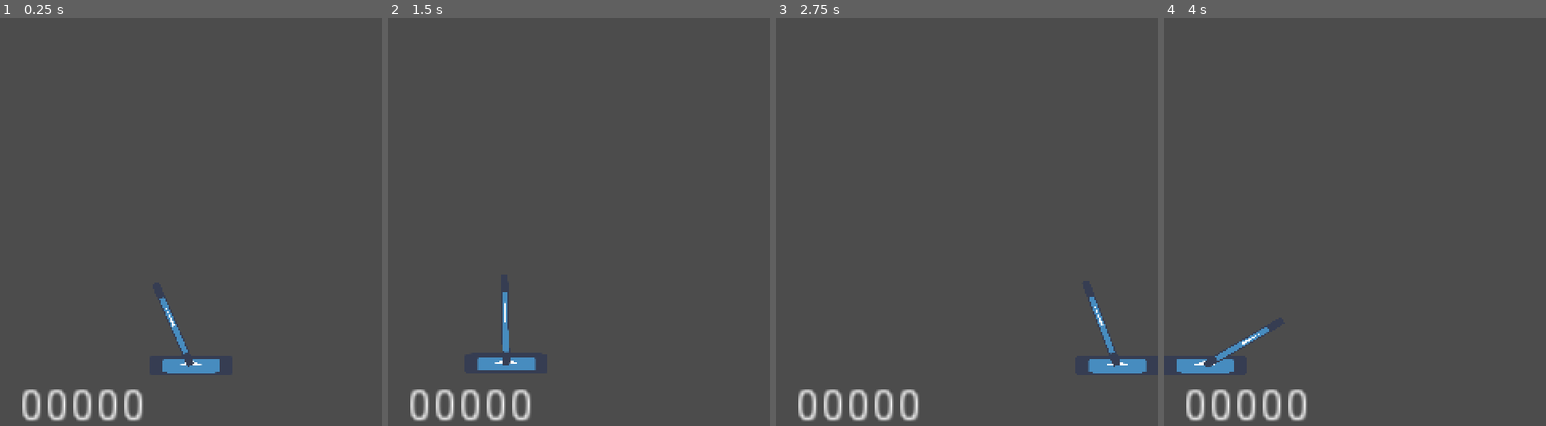
Above: before the commit, frames 1-4 (left to right).
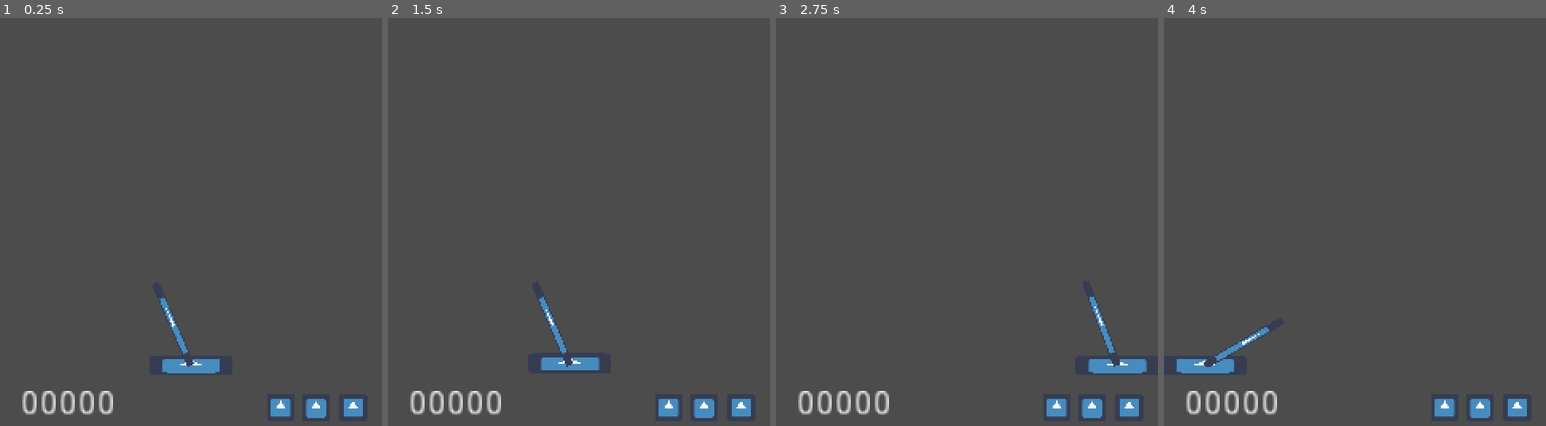
Above: after the commit, the same moments.

Repository: leogeier/impact_juggling
Game: Godot game, scene res://Main/Main.tscn
The game is run twice, just before and just after one commit, with the same random seed, the same clock (stepped at 60 frames per second) and the same inputs. The engine's default icon, where the game draws it, is replaced by a stand-in: a white triangle on a blue panel in a dark square.
Inputs (mouse positions are in pixels of both pictures, inside the frame that each line leads up to):
- Up to frame 1 (0.25 s): no input
- Up to frame 2 (1.5 s): tap Enter at 0.5 s; move the mouse to (663, 156) at 0.52 s; hold Right (ui_right) 0.53-1.28 s; tap Space (fire) at 0.6, 1.25, 1.35 s; move the mouse to (502, 205) at 1.27 s; hold Left (ui_left) from 1.28 s (still down)
- Up to frame 3 (2.75 s): tap Enter at 2 s; move the mouse to (1005, 71) at 2.02 s; release Left (ui_left) at 2.03 s; hold Right (ui_right) from 2.03 s (still down); tap Space (fire) at 2.1 s
- Up to frame 4 (4 s): tap Space (fire) at 2.75, 2.85, 3.6 s; move the mouse to (1335, 283) at 2.77 s; tap Enter at 3.5 s; move the mouse to (1469, 258) at 3.52 s; release Right (ui_right) at 3.53 s; hold Left (ui_left) from 3.53 s (still down)

The runs differ from the first frame. In frame 1, 2.1% of the frame differs, in the area x 5-95%, y 91-99%; in frame 2, 3.4%, in the area x 5-95%, y 67-99%; in frame 3, 2.1%; in frame 4, 2.1%.

Commit message:
add life counter

Diff:
--- a/ld-47/Main/Main.gd
+++ b/ld-47/Main/Main.gd
@@ -2,8 +2,11 @@
 
 export var lives = 3
 
+var hearts = []
+
 func remove_life():
 	lives -= 1
+	hearts[lives].visible = false
 	if lives == 0:
 		print("Game Over")
 
@@ -11,3 +14,4 @@
 	$BallDetector.connect("ball_entered", $BallSpawner, "queue_ball")
 	$BallDetector.connect("ball_entered", self, "remove_life")
 	ScoreTracker.reset_score()
+	hearts = [$Hearts/Heart1, $Hearts/Heart2, $Hearts/Heart3]
--- a/ld-47/Main/Main.tscn
+++ b/ld-47/Main/Main.tscn
@@ -7,6 +7,7 @@
 [ext_resource path="res://BallDetector/BallDetector.tscn" type="PackedScene" id=5]
 [ext_resource path="res://Main/Main.gd" type="Script" id=6]
 [ext_resource path="res://CollectibleSpawner/CollectibleSpawner.tscn" type="PackedScene" id=7]
+[ext_resource path="res://icon.png" type="Texture" id=8]
 
 [sub_resource type="RectangleShape2D" id=1]
 extents = Vector2( 10, 320 )
@@ -46,7 +47,7 @@
 shape = SubResource( 2 )
 
 [node name="ScoreDisplay" parent="." instance=ExtResource( 4 )]
-position = Vector2( 11.7164, 287.85 )
+position = Vector2( 12.6186, 289.293 )
 
 [node name="BallDetector" parent="." instance=ExtResource( 5 )]
 position = Vector2( 240, 360 )
@@ -58,3 +59,23 @@
 [node name="CollectibleSpawner" parent="." instance=ExtResource( 7 )]
 position = Vector2( 120, 120 )
 extent = Vector2( 100, 100 )
+
+[node name="Hearts" type="Node" parent="."]
+
+[node name="Heart1" type="Sprite" parent="Hearts"]
+position = Vector2( 221.735, 301.778 )
+scale = Vector2( 0.137104, 0.137104 )
+texture = ExtResource( 8 )
+offset = Vector2( 0.412231, -3.64807 )
+
+[node name="Heart2" type="Sprite" parent="Hearts"]
+position = Vector2( 198.459, 301.958 )
+scale = Vector2( 0.137104, 0.137104 )
+texture = ExtResource( 8 )
+offset = Vector2( 0.412231, -3.64807 )
+
+[node name="Heart3" type="Sprite" parent="Hearts"]
+position = Vector2( 176.266, 301.778 )
+scale = Vector2( 0.137104, 0.137104 )
+texture = ExtResource( 8 )
+offset = Vector2( 0.412231, -3.64807 )
--- a/ld-47/Paddle/Paddle.gd
+++ b/ld-47/Paddle/Paddle.gd
@@ -1,6 +1,6 @@
 extends KinematicBody2D
 
-export var max_speed = 700;
+export var max_speed = 500;
 export var decrease_damp = 0.8
 export var increase_damp = 1.2
 export var paddle_throw_time = 0.2
--- a/ld-47/Score/ScoreDisplay.tscn
+++ b/ld-47/Score/ScoreDisplay.tscn
@@ -8,7 +8,7 @@
 [node name="Label" type="Label" parent="."]
 margin_right = 40.0
 margin_bottom = 14.0
-rect_scale = Vector2( 2, 2 )
+rect_scale = Vector2( 1.5, 1.5 )
 text = "00000"
 __meta__ = {
 "_edit_use_anchors_": false
Not shown: 1 places in ld-47/Main/Main.tscn that only renumber resources
